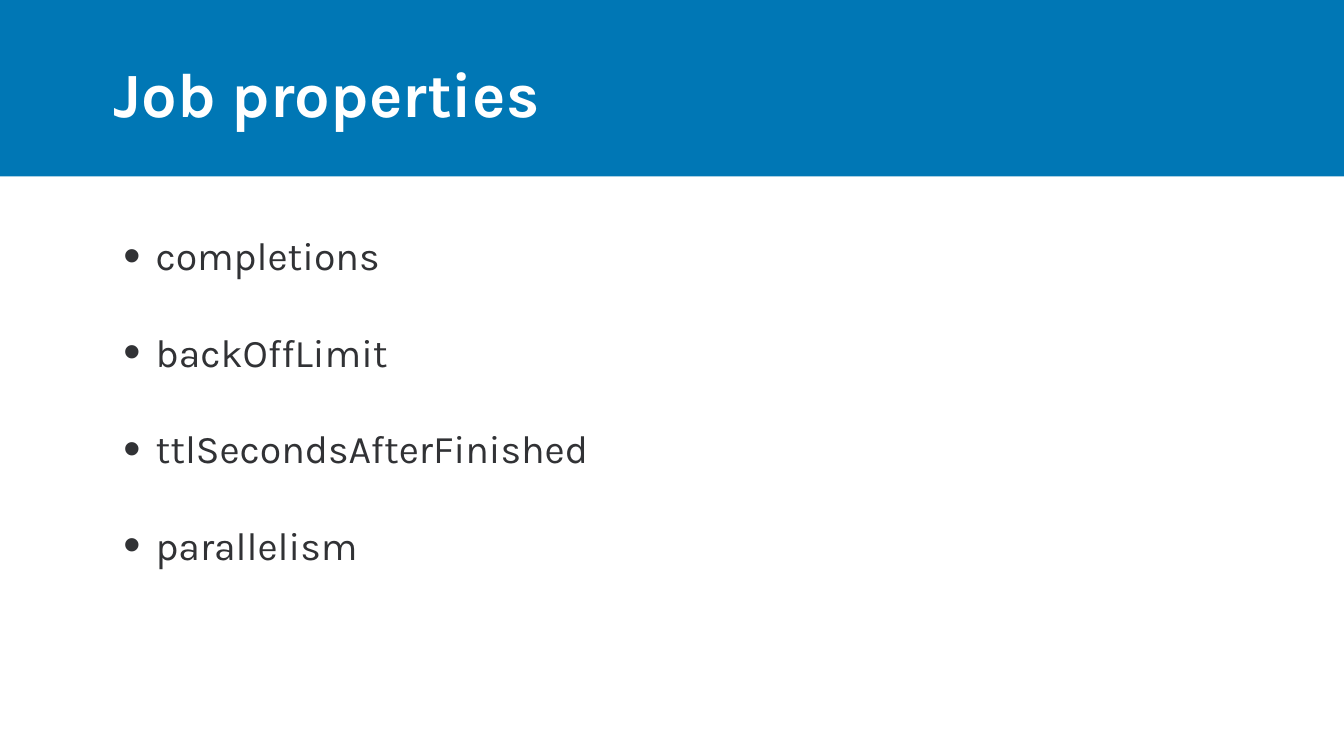
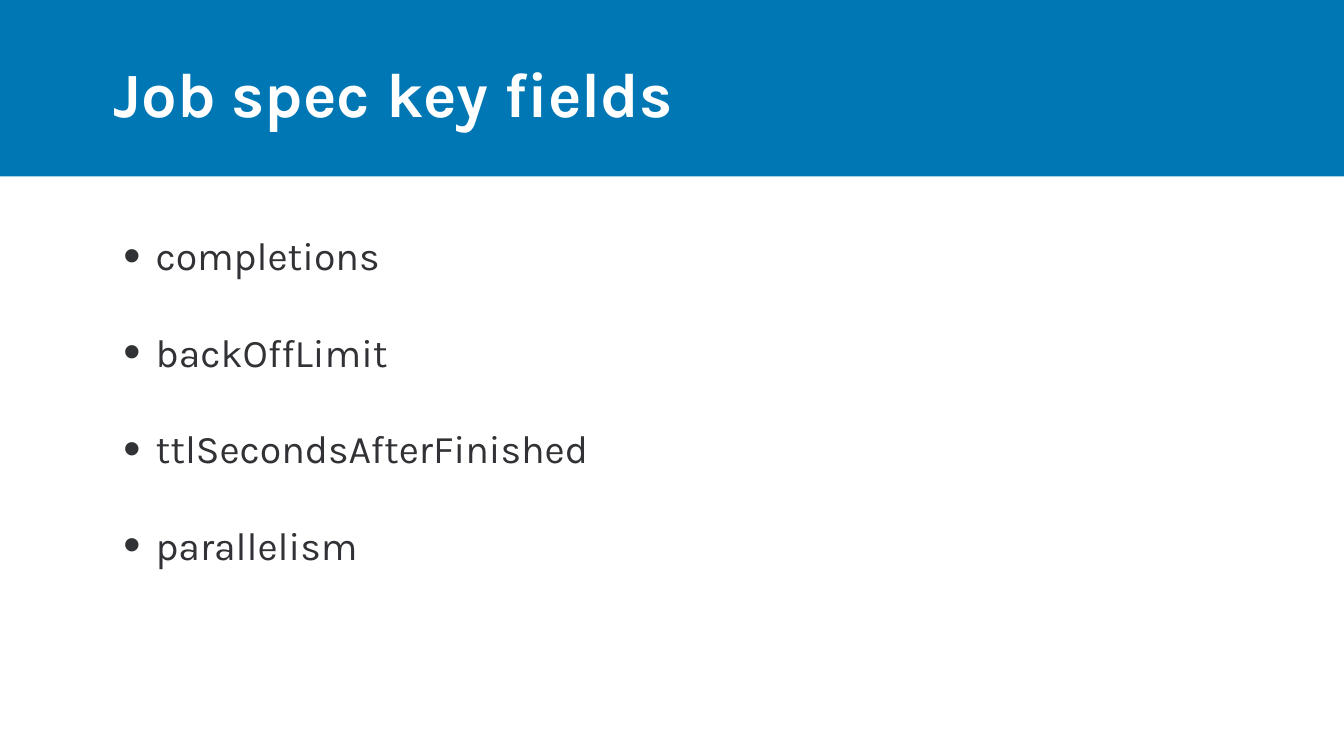
Before and after one commit to rdiazconcha/ckad-exam-prep, a slide deck: slide 2 of chapter-01/02-jobs/01_02_jobs.pptx. Drawn at 1344x756 pixels with LibreOffice and Linux fonts; fonts in the diff are those of the drawing. Boxes give left, top, right and bottom in pixels: in the first picture for what was removed or moved away, otherwise in the second. Text is boxed around its words. In the diff, an @@ line names an element or a change of style, - is before the commit and + after.

```diff
--- a/chapter-01/02-jobs/01_02_jobs.pptx
+++ b/chapter-01/02-jobs/01_02_jobs.pptx
@@ title at [114,72,672,133]: text changed @@
-Job properties
+Job spec key fields
```
Also in this commit, not shown: 1 other slide changed, 3 other files.
